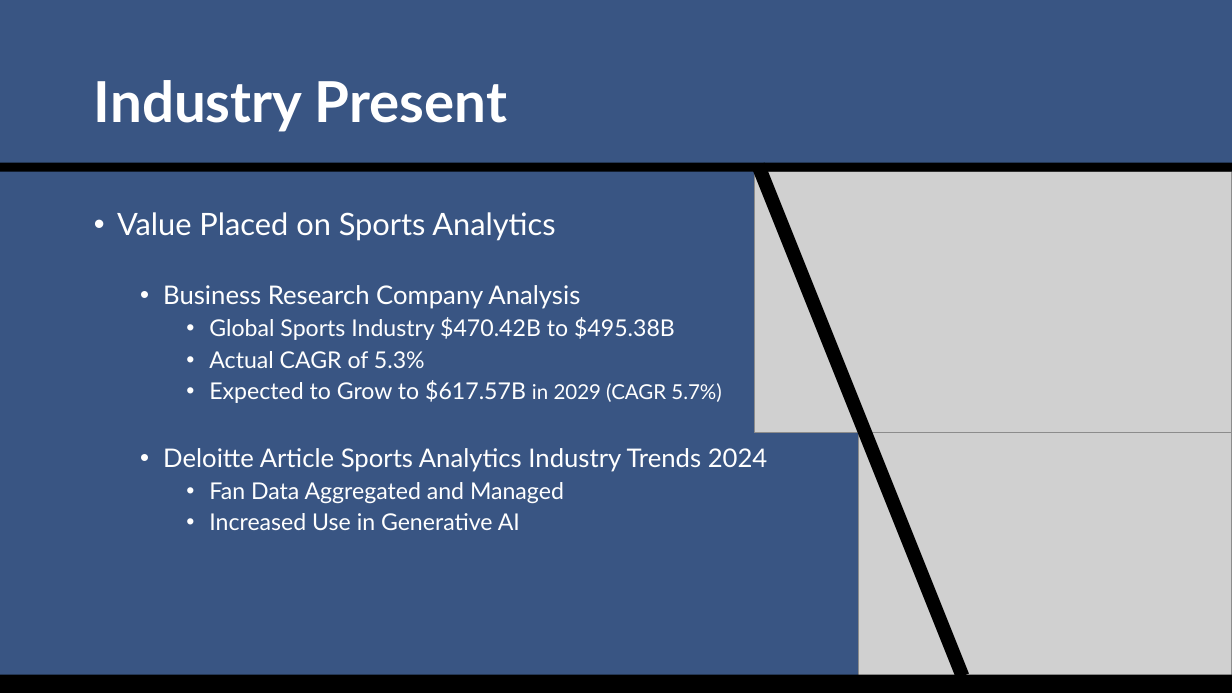
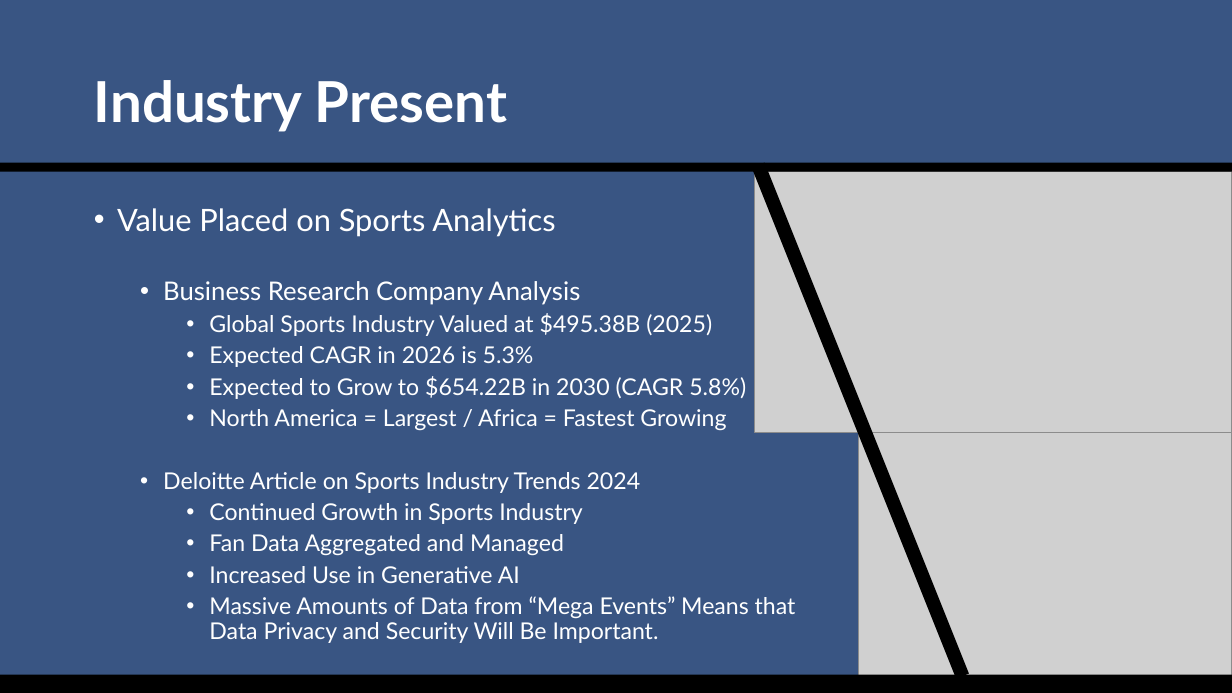
Before and after one commit to SuperMarioGiacomazzo/STOR538_WEBSITE, a slide deck: slide 8 of Slides/Sports Analytics 3/Sports_Analytics_3_Lecture.pptx. Drawn at 1232x693 pixels with LibreOffice and Linux fonts; fonts in the diff are those of the drawing; grey boxes stand for pictures. Boxes give left, top, right and bottom in pixels: in the first picture for what was removed or moved away, otherwise in the second. Text is boxed around its words. In the diff, an @@ line names an element or a change of style, - is before the commit and + after.

```diff
--- a/Slides/Sports Analytics 3/Sports_Analytics_3_Lecture.pptx
+++ b/Slides/Sports Analytics 3/Sports_Analytics_3_Lecture.pptx
@@ text at bbox=[163, 313, 746, 524]: text changed @@
-    • Global Sports Industry $470.42B to $495.38B
-    • Actual CAGR of 5.3%
-    • Expected to Grow to $617.57B in 2029 (CAGR 5.7%)
-  • Deloitte Article Sports Analytics Industry Trends 2024
+    • Global Sports Industry Valued at $495.38B (2025)
+    • Expected CAGR in 2026 is 5.3%
+    • Expected to Grow to $654.22B in 2030 (CAGR 5.8%)
+    • North America = Largest / Africa = Fastest Growing
+  • Deloitte Article on Sports Industry Trends 2024
+    • Continued Growth in Sports Industry
@@ text at bbox=[209, 596, 796, 643]: paragraph added @@
+    • Massive Amounts of Data from “Mega Events” Means that Data Privacy and Security Will Be Important.
```
Also in this commit, not shown: 6 other slides changed, 1 slide added, 1 other file.
